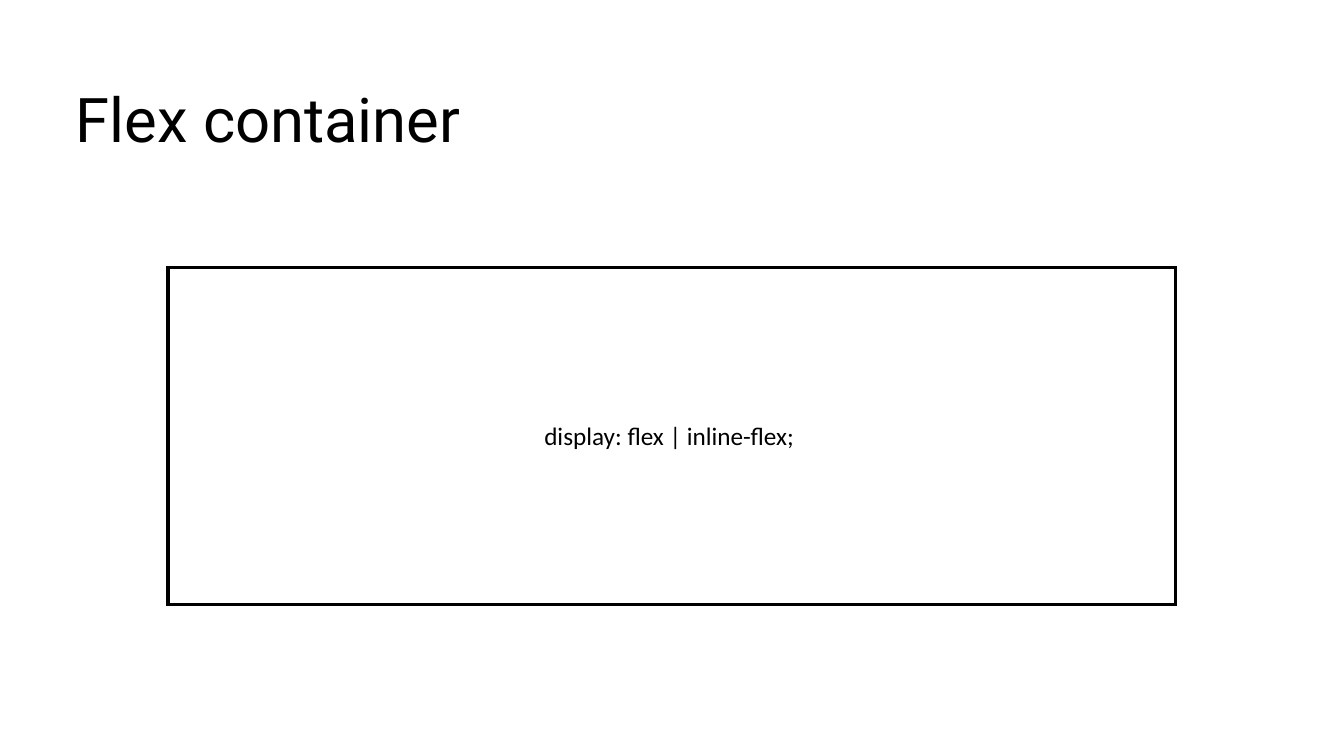
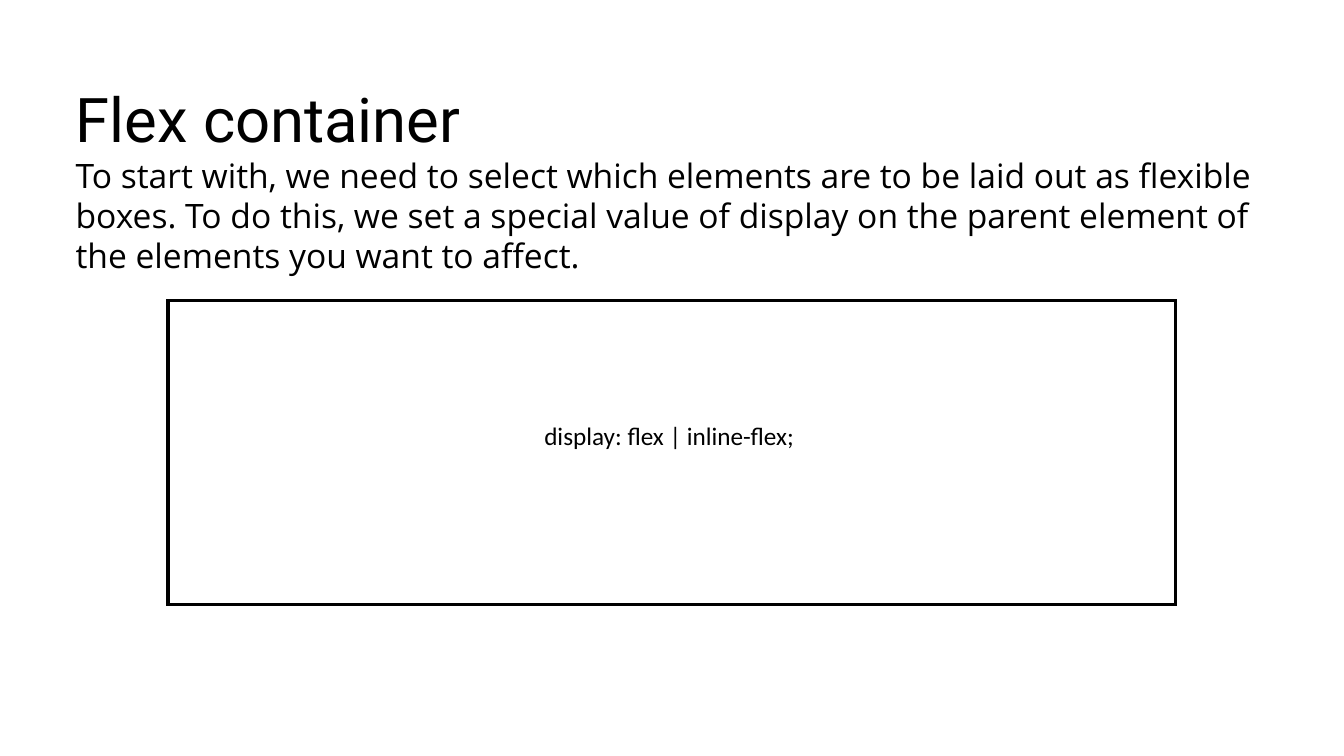
Before and after one commit to RostyslavSynenko/Lv-469.NodeJS, a slide deck: slide 4 of presentations/Flexbox.pptx. Drawn at 1344x756 pixels with LibreOffice and Linux fonts; fonts in the diff are those of the drawing; background and template pictures are left out. Boxes give left, top, right and bottom in pixels: in the first picture for what was removed or moved away, otherwise in the second. Text is boxed around its words. In the diff, an @@ line names an element or a change of style, - is before the commit and + after.

```diff
--- a/presentations/Flexbox.pptx
+++ b/presentations/Flexbox.pptx
@@ title at bbox=[76, 95, 1251, 276]: text changed; size 44 to 24 pt; font Roboto to Open Sans @@
-Flex container
+Flex container
+To start with, we need to select which elements are to be laid out as flexible boxes. To do this, we set a special value of display on the parent element of the elements you want to affect.
@@ rectangle: place and size @@
-rectangle at bbox=[168, 267, 1177, 605]
+rectangle at bbox=[168, 300, 1177, 605]
```
Also in this commit, not shown: 6 other slides changed, 1 slide added.
